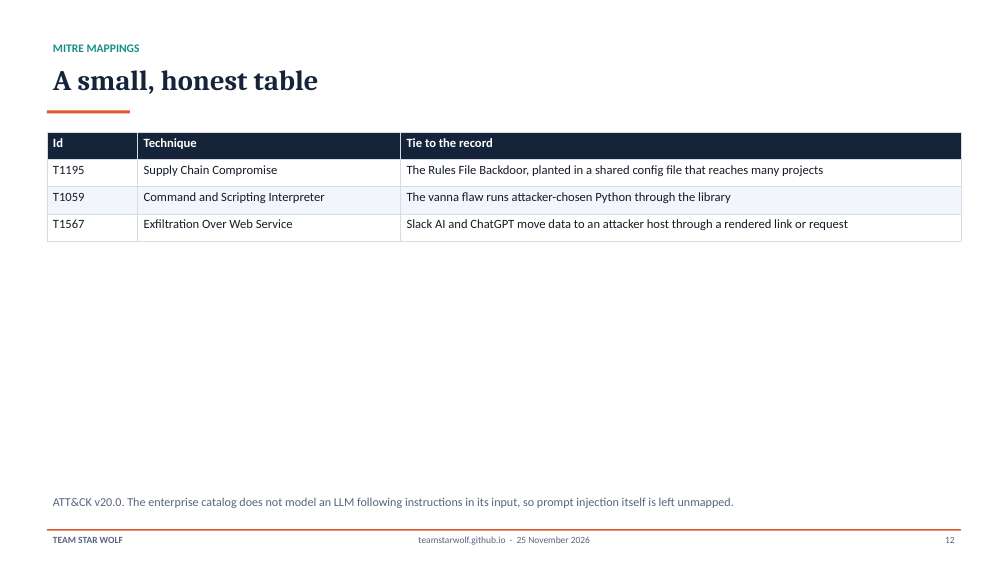
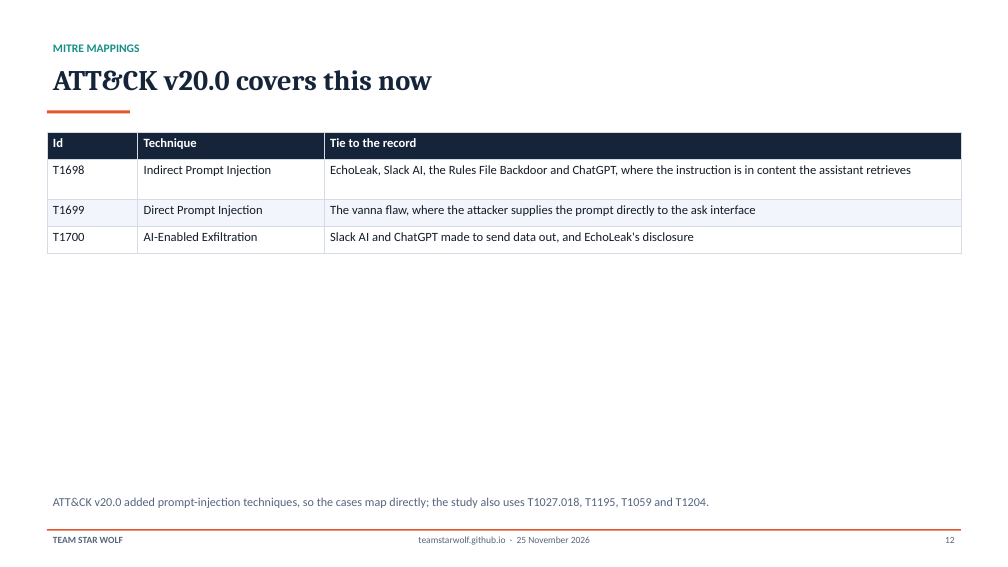
Before and after one commit to TeamStarWolf/TeamStarWolf, a slide deck: slide 12 of case-studies/slides/AI_Assistant_Prompt_Injection_Case_Study.pptx. Drawn at 1008x567 pixels with LibreOffice and Linux fonts; fonts in the diff are those of the drawing. Boxes give left, top, right and bottom in pixels: in the first picture for what was removed or moved away, otherwise in the second. Text is boxed around its words. In the diff, an @@ line names an element or a change of style, - is before the commit and + after.

```diff
--- a/case-studies/slides/AI_Assistant_Prompt_Injection_Case_Study.pptx
+++ b/case-studies/slides/AI_Assistant_Prompt_Injection_Case_Study.pptx
@@ text at <box>53,70,432,91</box>: text changed @@
-A small, honest table
+ATT&CK v20.0 covers this now
@@ table at <box>47,132,961,254</box> @@
-row 2: T1195 | Supply Chain Compromise | The Rules File Backdoor, planted in a shared config file that reaches many projects
+row 2: T1698 | Indirect Prompt Injection | EchoLeak, Slack AI, the Rules File Backdoor and ChatGPT, where the instruction is in content the assistant retrieves
-row 3: T1059 | Command and Scripting Interpreter | The vanna flaw runs attacker-chosen Python through the library
+row 3: T1699 | Direct Prompt Injection | The vanna flaw, where the attacker supplies the prompt directly to the ask interface
-row 4: T1567 | Exfiltration Over Web Service | Slack AI and ChatGPT move data to an attacker host through a rendered link or request
+row 4: T1700 | AI-Enabled Exfiltration | Slack AI and ChatGPT made to send data out, and EchoLeak's disclosure
@@ text at <box>53,497,709,508</box>: text changed @@
-ATT&CK v20.0. The enterprise catalog does not model an LLM following instructions in its input, so prompt injection itself is left unmapped.
+ATT&CK v20.0 added prompt-injection techniques, so the cases map directly; the study also uses T1027.018, T1195, T1059 and T1204.
```
Also in this commit, not shown: 8 other files.
